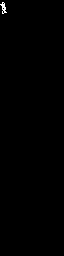
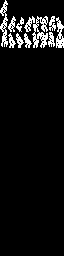
Layer changes from the first 64 × 256 image to the second:
painted on "Background" over [0, 0, 64, 48]
